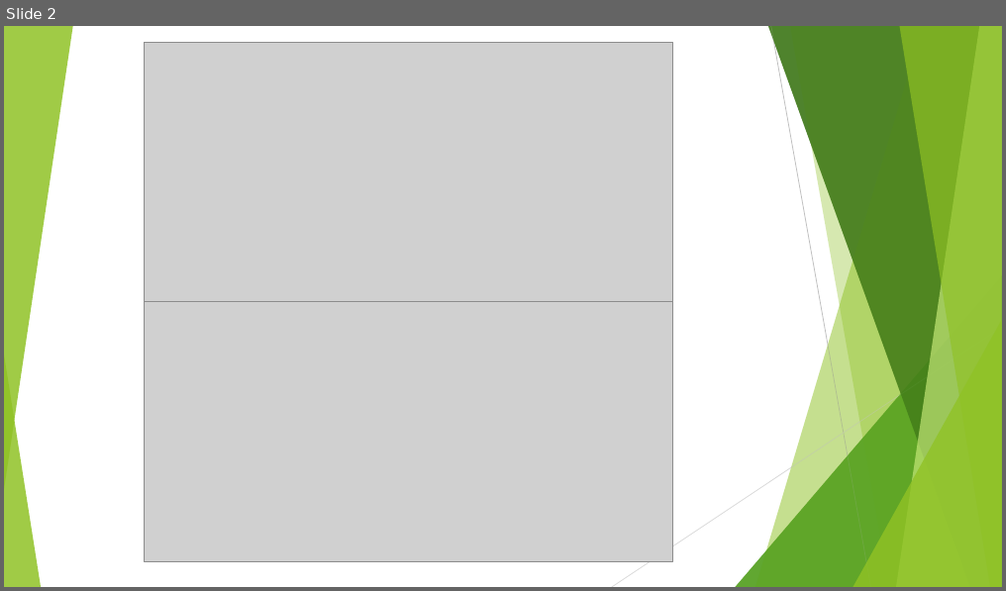
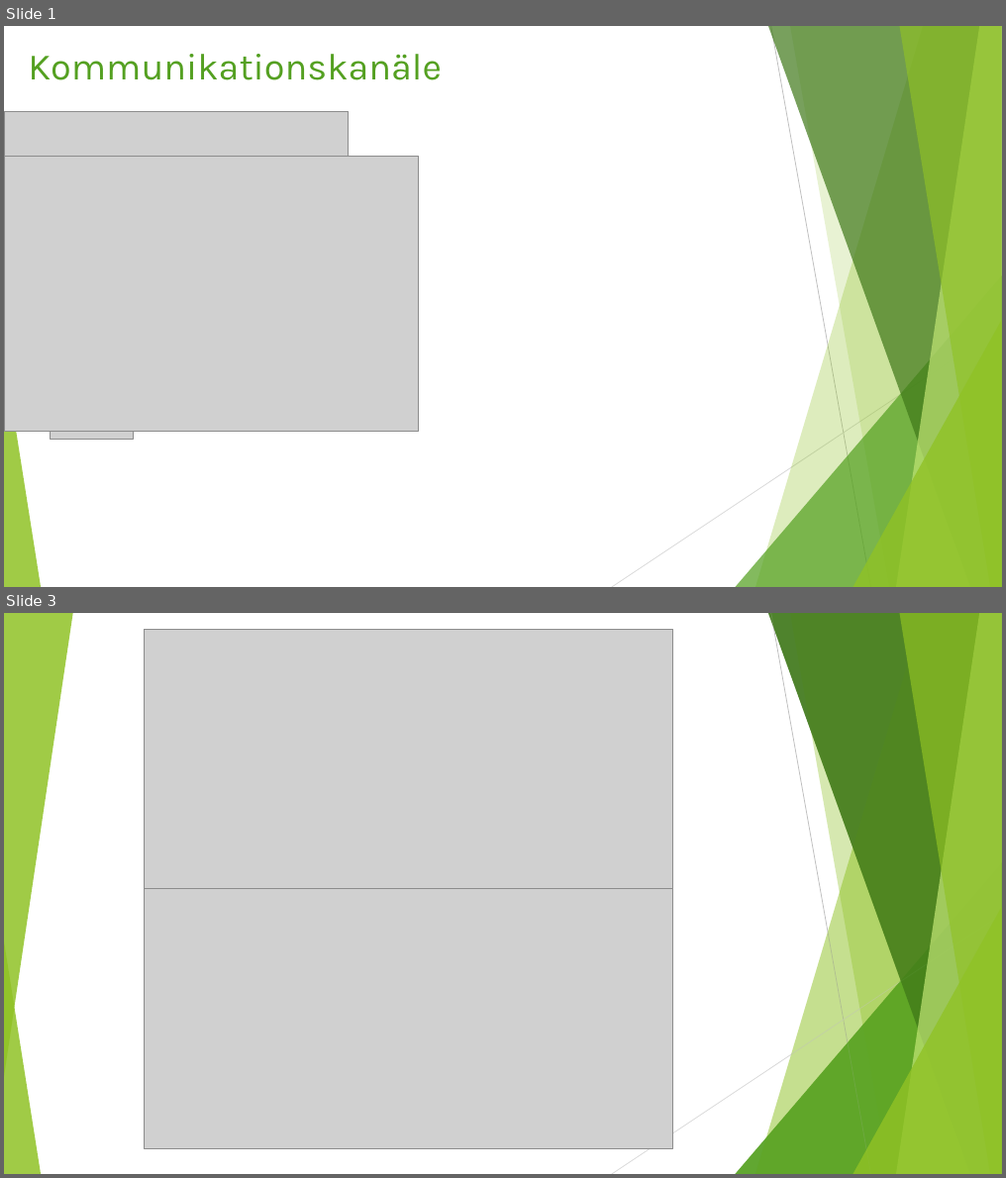
Before and after one commit to baetjer/HSP_GruppeF_Sprint1, a slide deck: Sprint 3/Abgabe-Dateien/Sptrint 3 Präsentation.pptx. Shown one above the other, each under a label of ours: slide 2 before the commit, slides 1 and 3 after it; the slides between them are not shown. The pictures are 1006x591 and 1006x1178 pixels, drawn with LibreOffice and Linux fonts; fonts in the diff are those of the drawing; grey boxes stand for pictures. Boxes give left, top, right and bottom in pixels: in the first picture for what was removed or moved away, otherwise in the second. Text is boxed around its words. In the diff, an @@ line names an element or a change of style, - is before the commit and + after.

```diff
--- a/Sprint 3/Abgabe-Dateien/Sptrint 3 Präsentation.pptx
+++ b/Sprint 3/Abgabe-Dateien/Sptrint 3 Präsentation.pptx
@@ slide 1 added at [4,26,1002,587], background #FFFFFF; not listed: 8 template elements that a slide beside it also shows @@
@@ title added at [28,54,442,80], 36 pt, text #54A021 @@
+Kommunikationskanäle
@@ line added from (771, 26) to (871, 587), #BFBFBF 0.75 pt @@
@@ picture added at [5,111,349,239] @@
@@ picture added at [5,156,419,432] @@
@@ line added from (1002, 328) to (612, 587), #D9D9D9 0.75 pt @@
@@ picture added at [51,357,133,440] @@
@@ what was slide 2 is now slide 3 @@
```
Also in this commit, not shown: 1 other slide added, 1 slide removed.
